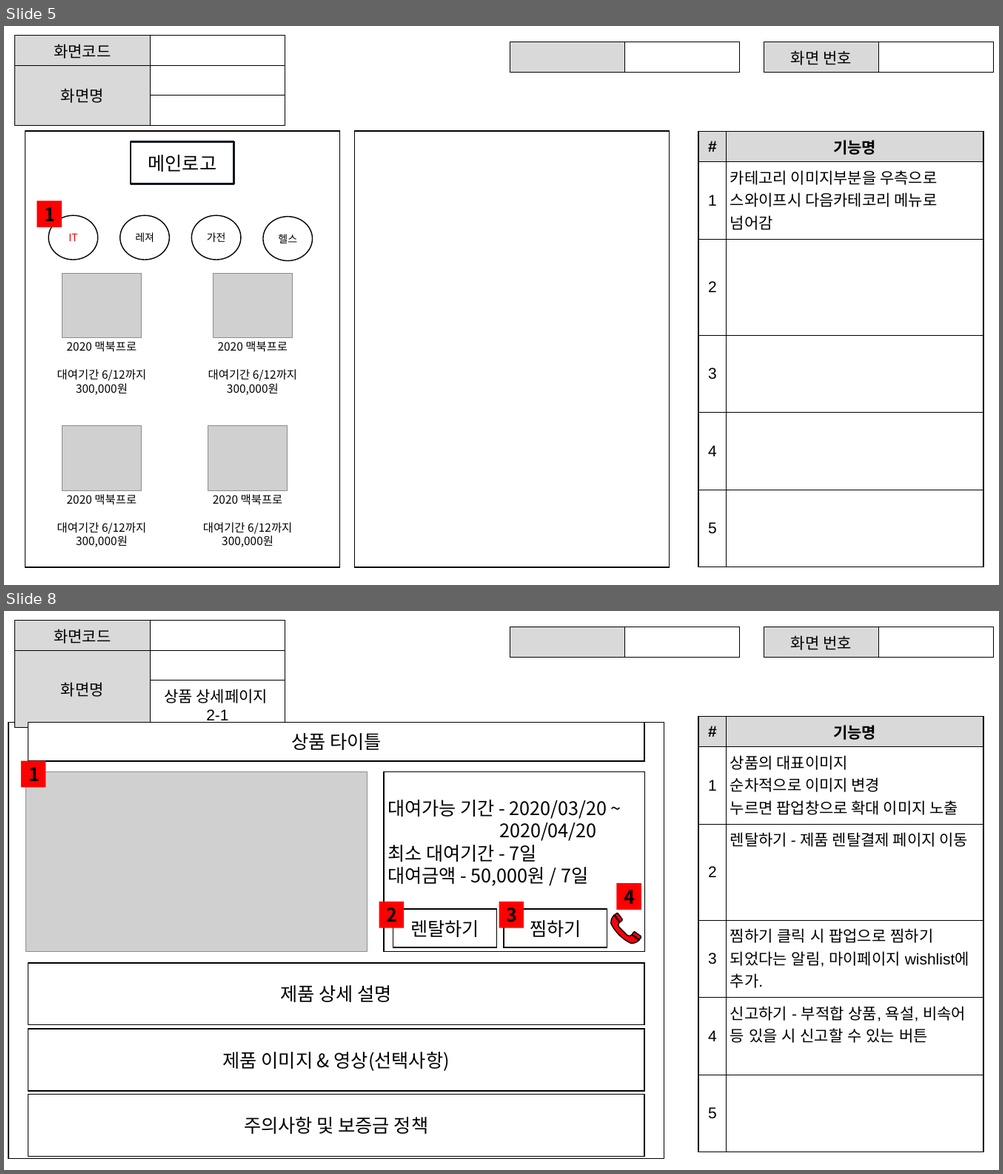
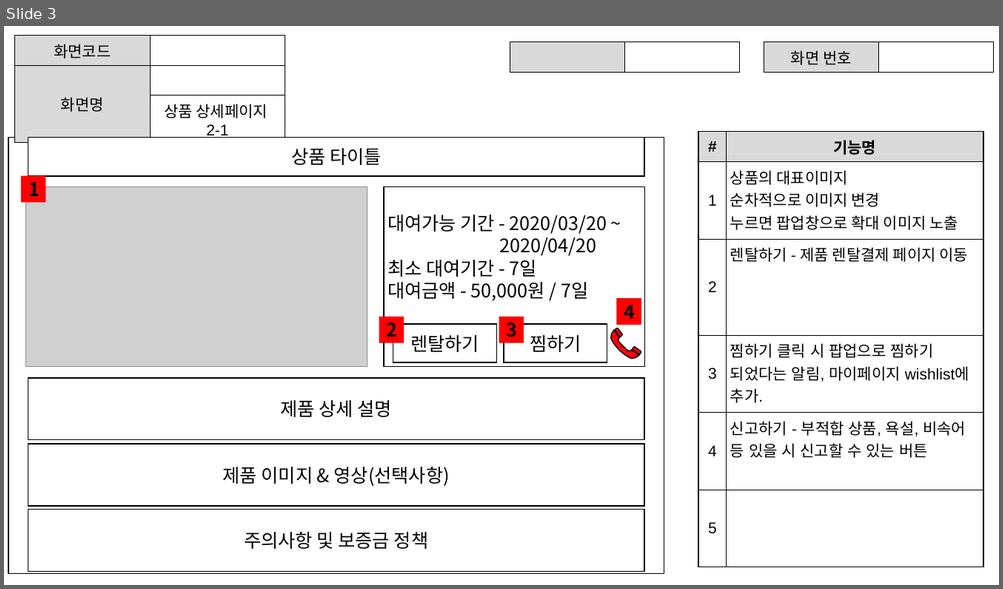
Before and after one commit to ezenteam2/RentalEquip, a slide deck: 0 발표용 파워포인트/0306 1차발표/0306 project04 - 파워포인트 - 용승.pptx. Shown one above the other, each under a label of ours: slides 5 and 8 before the commit, slide 3 after it; the slides between them are not shown. The pictures are 1003x1174 and 1003x589 pixels, drawn with LibreOffice and Linux fonts; fonts in the diff are those of the drawing; grey boxes stand for pictures. Boxes give left, top, right and bottom in pixels: in the first picture for what was removed or moved away, otherwise in the second. Text is boxed around its words. In the diff, an @@ line names an element or a change of style, - is before the commit and + after.

```diff
--- a/0 발표용 파워포인트/0306 1차발표/0306 project04 - 파워포인트 - 용승.pptx
+++ b/0 발표용 파워포인트/0306 1차발표/0306 project04 - 파워포인트 - 용승.pptx
@@ slide 5 removed at [4,26,999,585], background #FFFFFF @@
@@ table removed at [14,36,284,114], 3 rows, 2 columns @@
-화면코드 | 
-화면명 | 
- | 
@@ table removed at [510,42,740,68], 1 rows, 2 columns @@
- | 
@@ table removed at [763,42,993,68], 1 rows, 2 columns @@
-화면 번호 | 
@@ rectangle removed at [25,131,340,568] @@
@@ rectangle removed at [355,131,669,568] @@
@@ table removed at [699,131,983,568], 6 rows, 2 columns @@
-# | 기능명
-1 | 카테고리 이미지부분을 우측으로 / 스와이프시 다음카테코리 메뉴로 넘어감
-2 | 
-3 | 
-4 | 
-5 | 
@@ rectangle removed at [131,142,235,185] @@
@@ text removed at [148,155,217,172] @@
-메인로고
@@ rectangle removed at [37,201,62,227] @@
@@ text removed at [45,207,56,221] @@
-1
@@ ellipse removed at [48,215,98,260] @@
@@ ellipse removed at [120,215,170,260] @@
@@ ellipse removed at [191,215,241,260] @@
@@ ellipse removed at [263,217,312,261] @@
@@ text removed at [68,233,77,241] @@
-IT
@@ text removed at [135,232,154,242] @@
-레져
@@ text removed at [207,232,226,242] @@
-가전
@@ text removed at [278,234,297,244] @@
-헬스
@@ picture removed at [62,273,142,338] @@
@@ picture removed at [213,273,292,338] @@
@@ text removed at [67,341,136,352] @@
-2020 맥북프로
@@ text removed at [218,341,287,352] @@
-2020 맥북프로
@@ text removed at [57,369,146,395] @@
-대여기간 6/12까지
-300,000원
@@ text removed at [208,369,297,395] @@
-대여기간 6/12까지
-300,000원
@@ picture removed at [62,426,142,491] @@
@@ picture removed at [208,426,287,491] @@
@@ text removed at [67,494,136,506] @@
-2020 맥북프로
@@ text removed at [213,494,283,506] @@
-2020 맥북프로
@@ text removed at [57,523,146,548] @@
-대여기간 6/12까지
-300,000원
@@ text removed at [203,523,292,548] @@
-대여기간 6/12까지
-300,000원
@@ what was slide 8 is now slide 3 @@
```
Also in this commit, not shown: 2 slides changed, 7 other slides removed.
